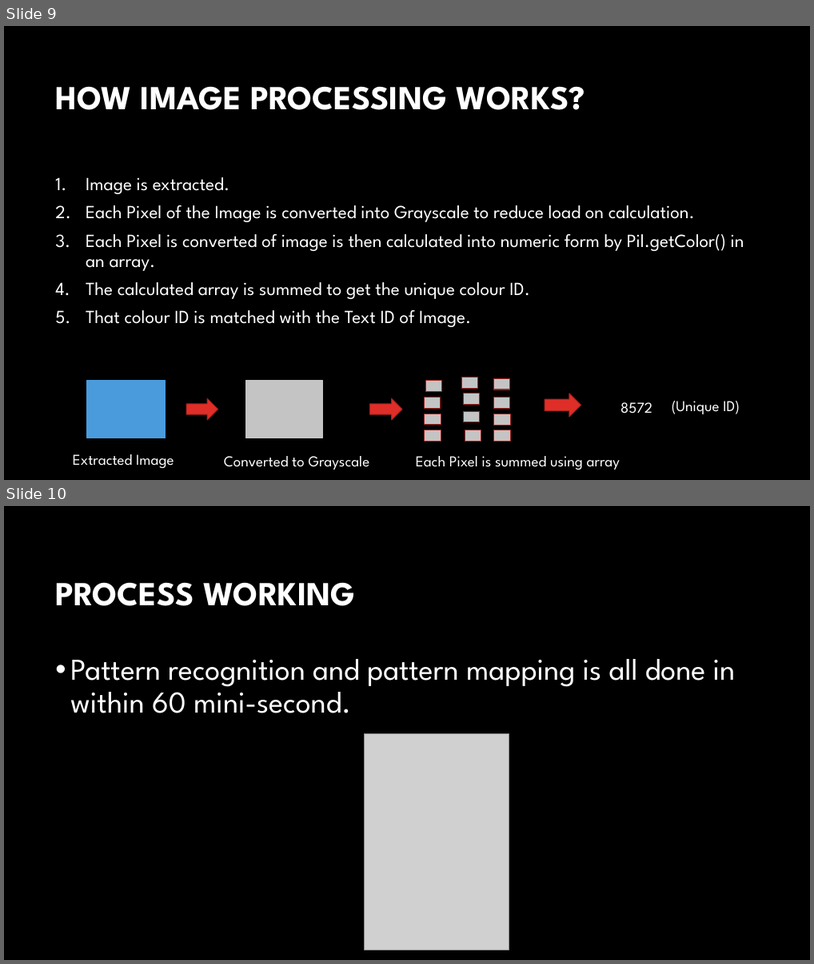
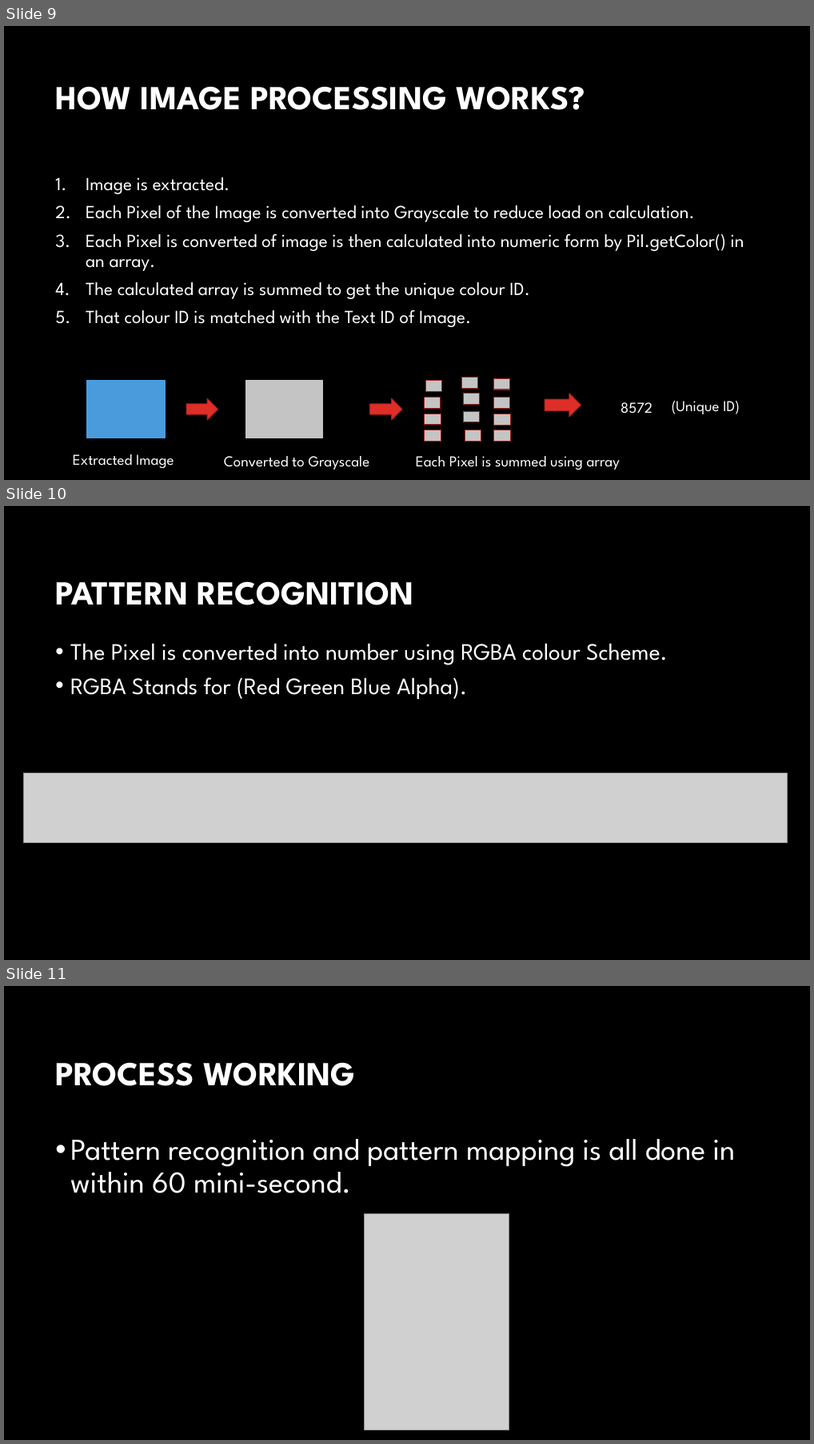
Before and after one commit to Sophie-Williams/GameBot_Fitz-Color, a slide deck: Game Bot.pptx. Shown one above the other, each under a label of ours: slides 9 and 10 before the commit, slides 9, 10 and 11 after it. The pictures are 814x964 and 814x1444 pixels, drawn with LibreOffice and Linux fonts; fonts in the diff are those of the drawing; grey boxes stand for pictures; background and template pictures are left out. Boxes give left, top, right and bottom in pixels: in the first picture for what was removed or moved away, otherwise in the second. Text is boxed around its words. In the diff, an @@ line names an element or a change of style, - is before the commit and + after.

```diff
--- a/Game Bot.pptx
+++ b/Game Bot.pptx
@@ slide 10 added at [4, 506, 810, 960], background #000000 @@
@@ title added at [55, 581, 414, 605], 40 pt, text #FFFFFF, bold @@
+PATTERN RECOGNITION
@@ text added at [70, 643, 668, 699], 28 pt, text #FFFFFF @@
+• The Pixel is converted into number using RGBA colour Scheme.
+• RGBA Stands for (Red Green Blue Alpha).
@@ picture added at [23, 772, 787, 843] @@
@@ what was slide 10 is now slide 11 @@
```
Also in this commit, not shown: 1 other slide added.
